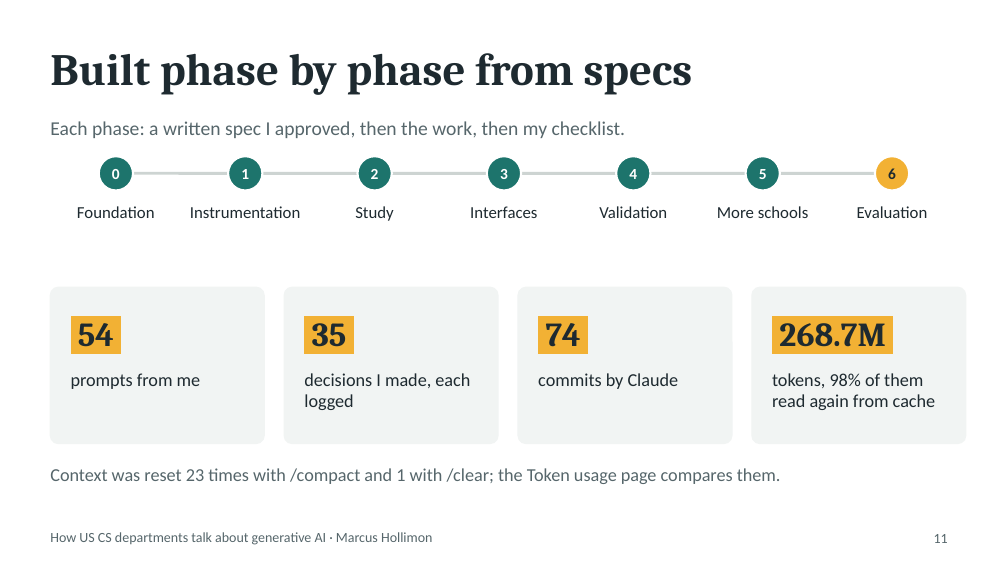
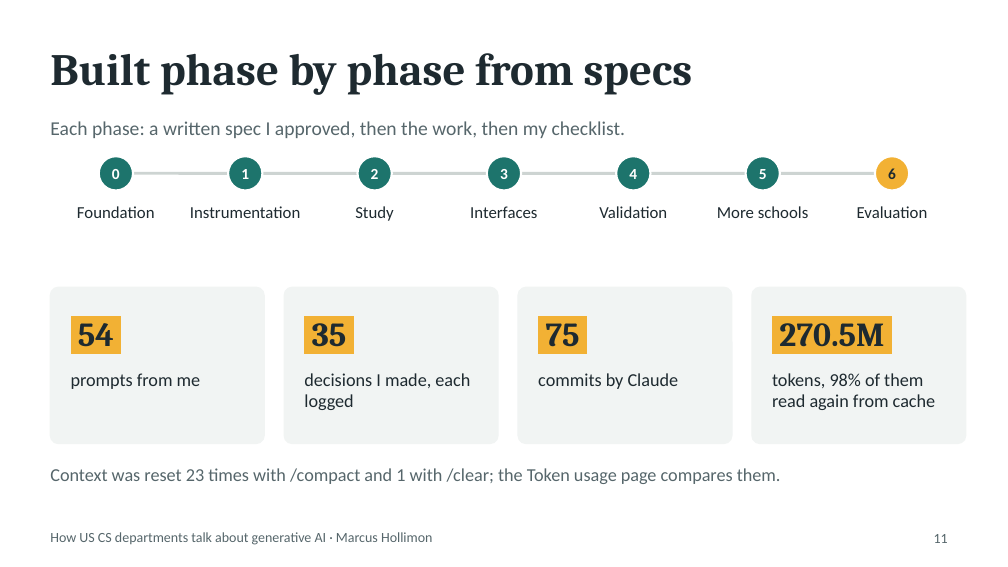
Before and after one commit to Marcus-Hollimon/Project-2-AI-Use-In-Schools, a slide deck: slide 11 of presentation/AI-in-CS-departments.pptx. Drawn at 1008x567 pixels with LibreOffice and Linux fonts; fonts in the diff are those of the drawing. Boxes give left, top, right and bottom in pixels: in the first picture for what was removed or moved away, otherwise in the second. Text is boxed around its words. In the diff, an @@ line names an element or a change of style, - is before the commit and + after.

```diff
--- a/presentation/AI-in-CS-departments.pptx
+++ b/presentation/AI-in-CS-departments.pptx
@@ text at [546, 315, 580, 347]: text changed @@
-74
+75
@@ text at [779, 315, 884, 347]: text changed @@
-268.7M
+270.5M
```
Also in this commit, not shown: 1 other slide changed, 5 other files.
